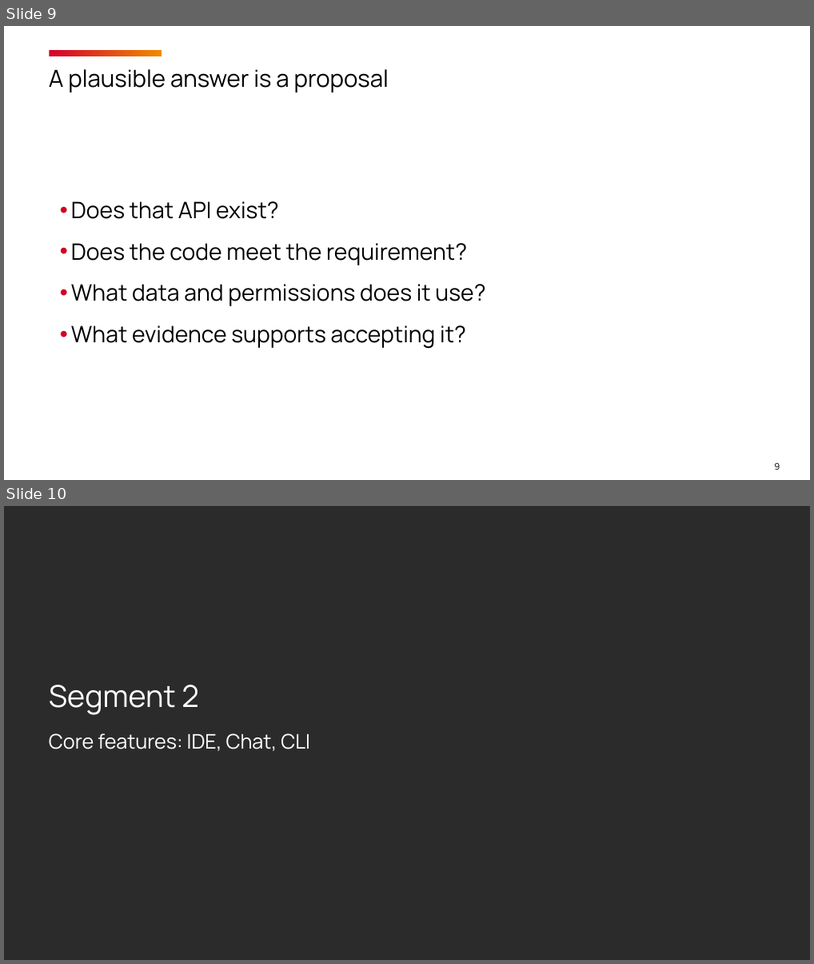
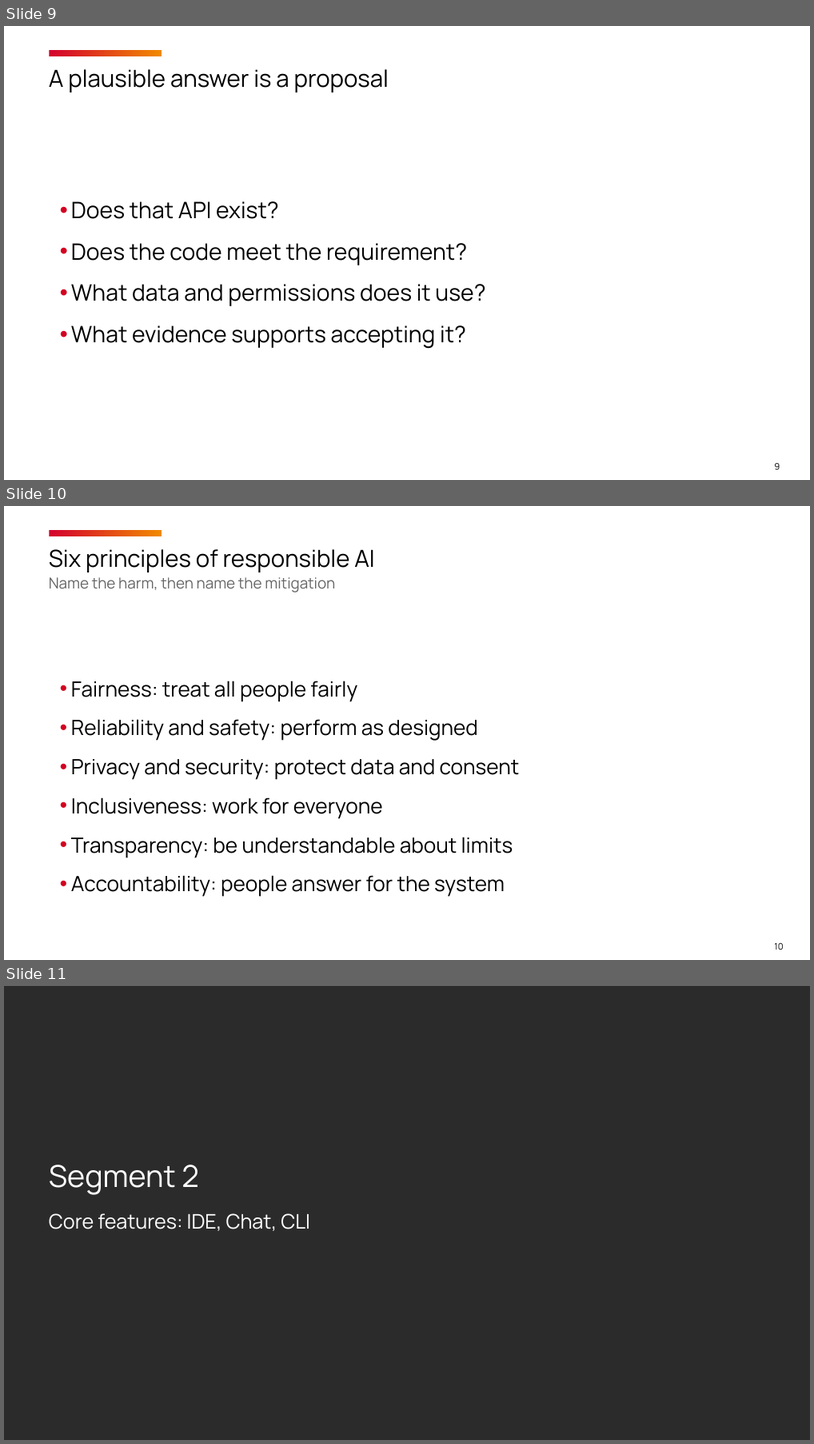
Before and after one commit to timothywarner-org/copilot-cert-prep, a slide deck: warner-github-cert-prep-september-2026.pptx. Shown one above the other, each under a label of ours: slides 9 and 10 before the commit, slides 9, 10 and 11 after it. The pictures are 814x964 and 814x1444 pixels, drawn with LibreOffice and Linux fonts; fonts in the diff are those of the drawing; background and template pictures are left out; a plain dark background stands for a picture behind light text. Boxes give left, top, right and bottom in pixels: in the first picture for what was removed or moved away, otherwise in the second. Text is boxed around its words. In the diff, an @@ line names an element or a change of style, - is before the commit and + after.

```diff
--- a/warner-github-cert-prep-september-2026.pptx
+++ b/warner-github-cert-prep-september-2026.pptx
@@ slide 10 added at (x1=4, y1=506, x2=810, y2=960), background #FFFFFF; not listed: 1 template element that a slide beside it also shows @@
@@ title added at (x1=49, y1=549, x2=374, y2=592), 13.5 pt, text #666666 @@
+Six principles of responsible AI
+Name the harm, then name the mitigation
@@ text added at (x1=71, y1=680, x2=520, y2=896), 18.8 pt, text #000000 @@
+• Fairness: treat all people fairly
+• Reliability and safety: perform as designed
+• Privacy and security: protect data and consent
+• Inclusiveness: work for everyone
+• Transparency: be understandable about limits
+• Accountability: people answer for the system
@@ page number added at (x1=774, y1=942, x2=783, y2=949), 8 pt, text #000000 @@
+10
@@ what was slide 10 is now slide 11 @@
```
Also in this commit, not shown: 9 slides changed, 5 other slides added, 2 other files.
